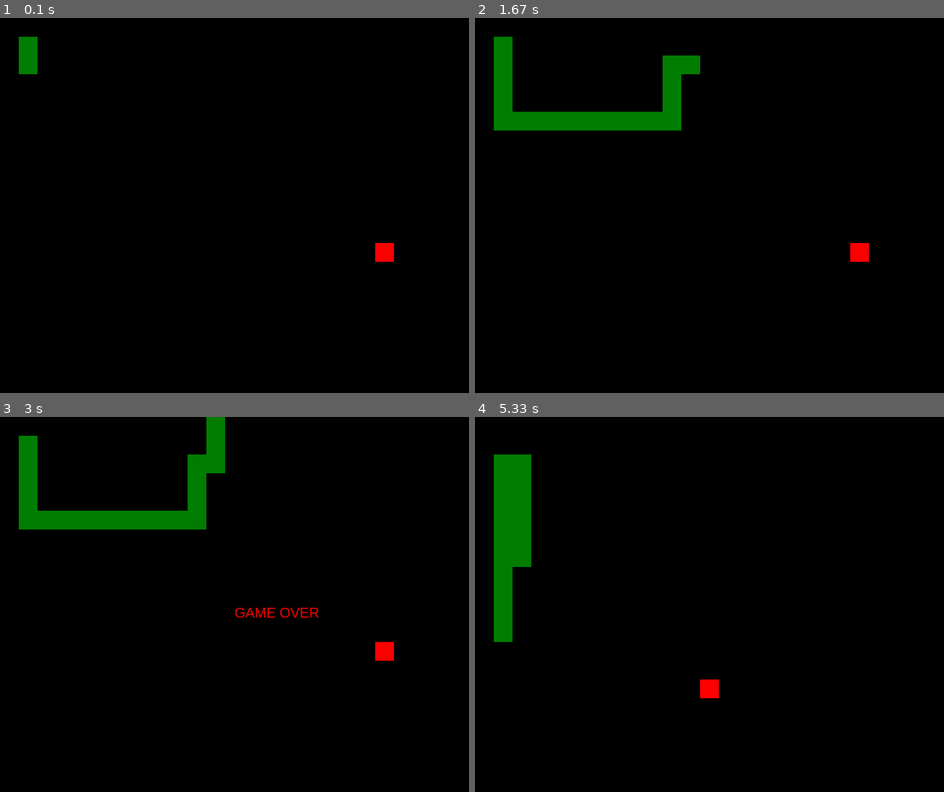
Above: before the commit, frames 1-4 (two rows, left to right).
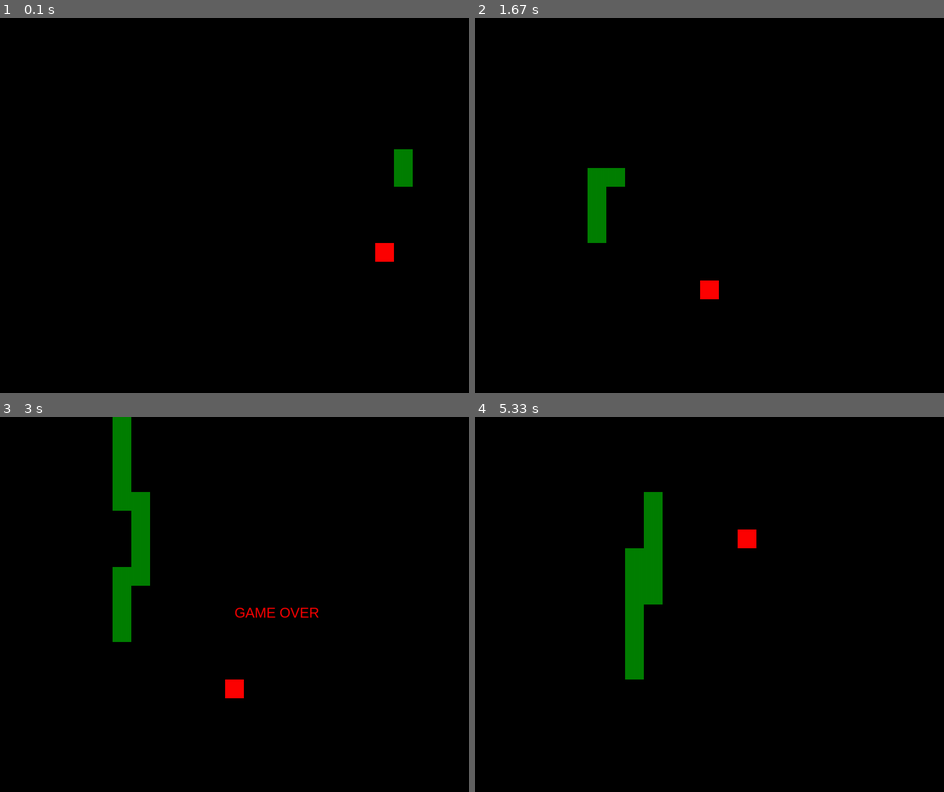
Above: after the commit, the same moments.

Repository: azor40k/pygame-snake
Game: pygame game, started from app.py
Two runs of this game, one before a commit and one after it. Both use one fixed random seed, a clock stepped at 60 frames per second and the inputs below.
Inputs:
- Up to frame 1 (0.1 s): no input
- Up to frame 2 (1.67 s): hold Right 0.33-0.8 s; tap Enter at 0.83 s; hold Up 1.23-1.53 s; tap Z at 1.3, 1.63 s; hold Right from 1.57 s (still down)
- Up to frame 3 (3 s): release Right at 2.03 s; hold Left 2.07-2.6 s; tap Z at 2.13, 2.43 s; tap Enter at 2.97 s
- Up to frame 4 (5.33 s): tap Enter at 3.43, 4.48 s; tap Z at 3.52, 4.88 s; tap S at 3.8 s; hold Up 4.33-4.7 s; hold Right from 4.73 s (still down)

The runs differ from the first frame. In frame 1, 0.8% of the frame differs, in the area x 4-88%, y 5-45%; in frame 2, 5.0%; in frame 3, 6.8%, in the area x 4-84%, y 0-75%; in frame 4, 6.2%.

Commit message:
fix food

Diff:
--- a/app.py
+++ b/app.py
@@ -25,9 +25,8 @@
 
 
     def is_collision(self, x1, y1, x2, y2):
-        if x1 >= x2 and x1 < x2 + settings.DEFAULT_SIZE:
-            if y1 >= y2 and y1 < y2 + settings.DEFAULT_SIZE:
-                return True
+        if x1 == x2 and y1 == y2:
+            return True
         return False
 
     def play(self):
@@ -52,14 +51,17 @@
             raise "Boundary Death"
 
     def game_over(self):
+        print(settings.GAME_OVER_MESSAGE)
         font = pygame.font.SysFont('arial', 30)
         message = font.render(settings.GAME_OVER_MESSAGE, True, colors.RED)
         self.screen.blit(message, (settings.SCREEN_WIDTH/2, settings.SCREEN_HEIGHT/2))
         pygame.display.flip()
 
     def game_run(self):
+        print(settings.GAME_START_MESSAGE)
         game_running = True
         game_done = False
+        game_speed = .1
 
         while game_running:
             for event in pygame.event.get():
@@ -94,6 +96,6 @@
                 game_done = True
                 self.game_reset()
 
-            time.sleep(.1)
+            time.sleep(game_speed)
 
 App().game_run()
--- a/config/settings.py
+++ b/config/settings.py
@@ -1,4 +1,5 @@
 GAME_CAPTION        = "THE SNAKE GAME"
+GAME_START_MESSAGE  = "GAME STARTED"
 GAME_OVER_MESSAGE   = "GAME OVER"
 
 SCREEN_WIDTH        = 1000
--- a/models/food.py
+++ b/models/food.py
@@ -4,8 +4,8 @@
 from config.settings import DEFAULT_SIZE
 
 class Food :
-    def __init__(self, screen_parent):
-        self.screen_parent      = screen_parent
+    def __init__(self, screen):
+        self.screen_parent      = screen
         self.x                  = random.randint(1, 24)*DEFAULT_SIZE
         self.y                  = random.randint(1, 19)*DEFAULT_SIZE
         self.body               = pygame.Surface((40, 40), pygame.SRCALPHA)
--- a/models/snake.py
+++ b/models/snake.py
@@ -1,22 +1,23 @@
 import pygame
+import random
 import config.settings as settings
 import assets.colors as colors
 
 class Snake:
-    def __init__(self, screen_parent):
-        self.screen_parent  = screen_parent
+    def __init__(self, screen):
+        self.screen_parent  = screen
         self.direction      = 'down'
         self.body           = pygame.Surface((40, 40), pygame.SRCALPHA)
         pygame.draw.circle(self.body , colors.GREEN, [20, 20], 40)
         self.length = 1
-        self.x = [40]
-        self.y = [40]
+        self.x = [random.randint(1, 24)*settings.DEFAULT_SIZE]
+        self.y = [random.randint(1, 19)*settings.DEFAULT_SIZE]
 
     def snake_direction(self, direction):
         self.direction = direction
 
     def move(self):
-        # update body size
+        # update body tail
         for i in range(self.length-1,0,-1):
             self.x[i] = self.x[i-1]
             self.y[i] = self.y[i-1]
@@ -36,6 +37,7 @@
     def display(self):
         for i in range(self.length):
             self.screen_parent.blit(self.body, (self.x[i], self.y[i]))
+
         pygame.display.flip()
 
     def increase_length(self):
